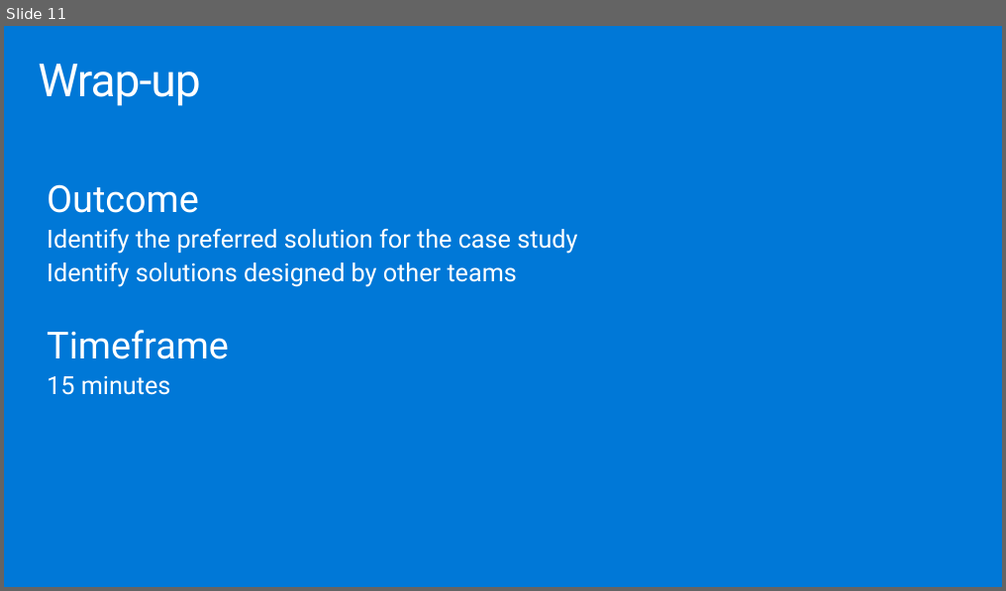
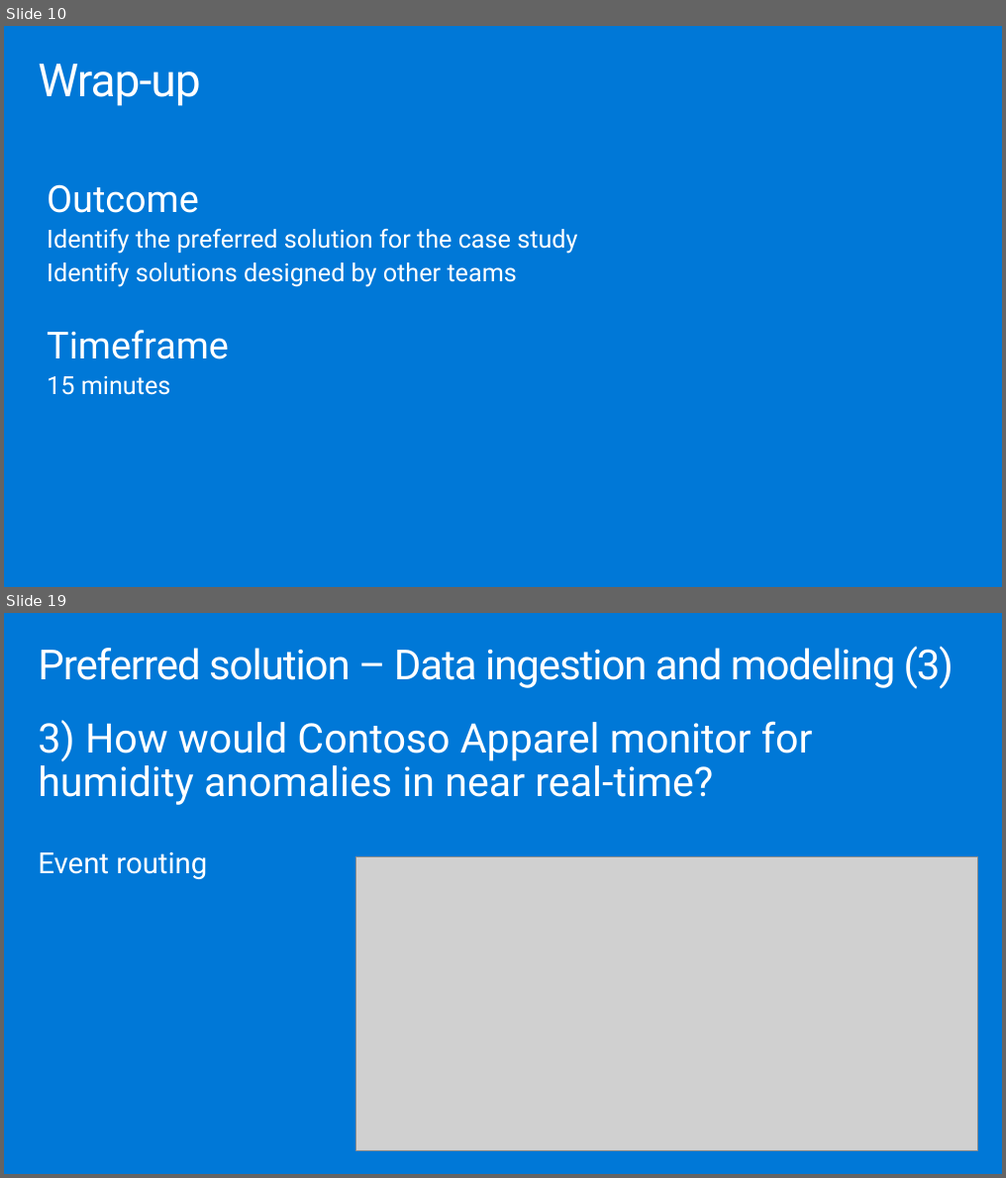
Before and after one commit to solliancenet/microsoft-leveraging-azure-digital-twins-supply-chain, a slide deck: Whiteboard design session/WDS trainer presentation - Leveraging Azure Digital Twins in a supply chain.pptx. Shown one above the other, each under a label of ours: slide 11 before the commit, slides 10 and 19 after it; the slides between them are not shown. The pictures are 1006x591 and 1006x1178 pixels, drawn with LibreOffice and Linux fonts; fonts in the diff are those of the drawing; grey boxes stand for pictures. Boxes give left, top, right and bottom in pixels: in the first picture for what was removed or moved away, otherwise in the second. Text is boxed around its words. In the diff, an @@ line names an element or a change of style, - is before the commit and + after.

```diff
--- a/Whiteboard design session/WDS trainer presentation - Leveraging Azure Digital Twins in a supply chain.pptx
+++ b/Whiteboard design session/WDS trainer presentation - Leveraging Azure Digital Twins in a supply chain.pptx
@@ slide 19 added at [4,613,1002,1174], background #0078D7 @@
@@ title added at [38,646,953,689], 40 pt, text #FFFFFF @@
+Preferred solution – Data ingestion and modeling (3)
@@ text added at [38,720,813,879], 39.2 pt, text #FFFFFF @@
+3) How would Contoso Apparel monitor for humidity anomalies in near real-time?
+Event routing
@@ picture added at [355,858,978,1151] @@
@@ what was slide 11 is now slide 10 @@
```
Also in this commit, not shown: 1 slide changed, 19 other slides added, 17 slides removed, 1 other file.
